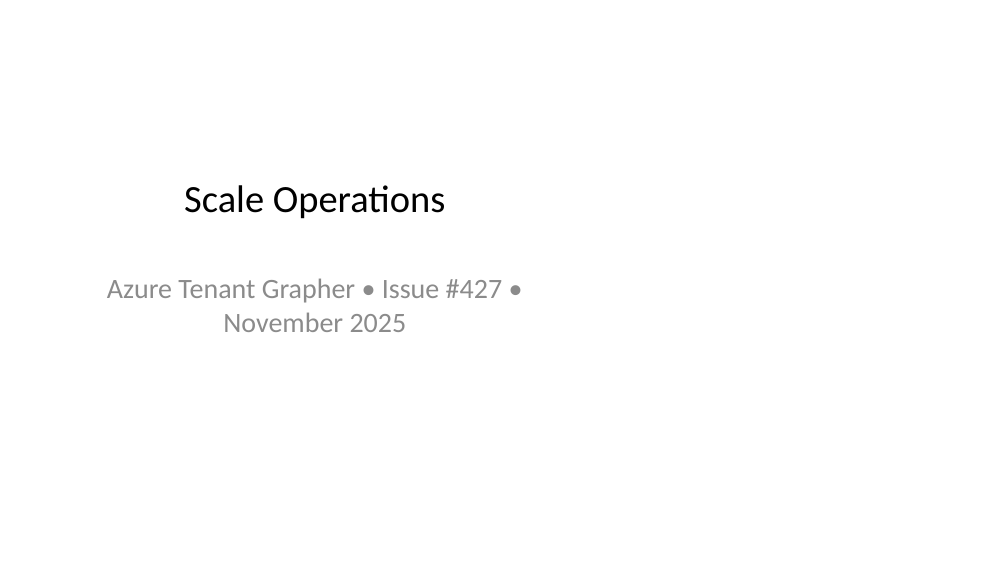
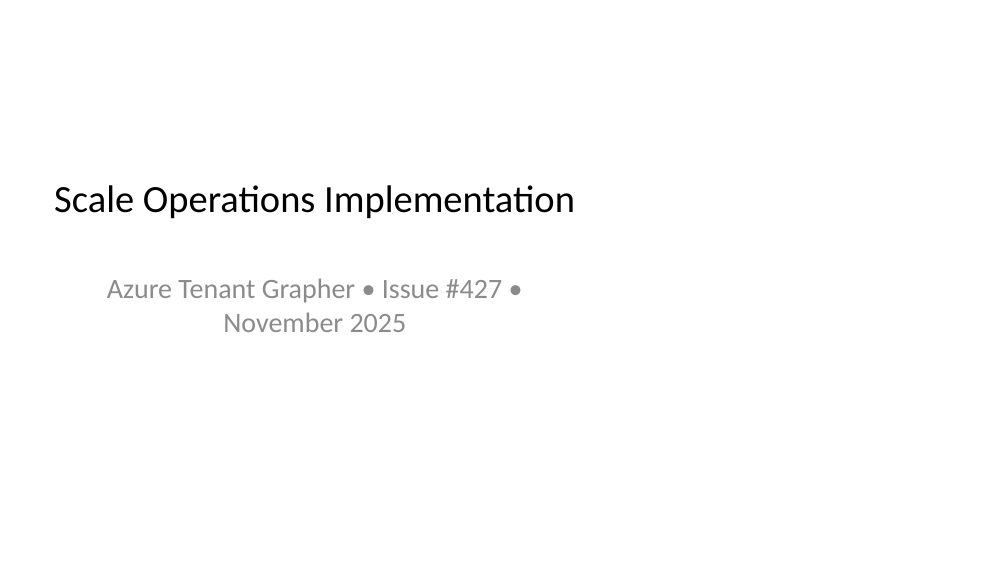
Before and after one commit to rysweet/azure-tenant-grapher, a slide deck: slide 1 of Scale_Operations_Implementation.pptx. Drawn at 1008x567 pixels with LibreOffice and Linux fonts; fonts in the diff are those of the drawing. Boxes give left, top, right and bottom in pixels: in the first picture for what was removed or moved away, otherwise in the second. Text is boxed around its words. In the diff, an @@ line names an element or a change of style, - is before the commit and + after.

```diff
--- a/Scale_Operations_Implementation.pptx
+++ b/Scale_Operations_Implementation.pptx
@@ title at <box>54,185,575,219</box>: text changed @@
-Scale Operations
+Scale Operations Implementation
```
Also in this commit, not shown: 9 other slides changed, 10 slides added.
